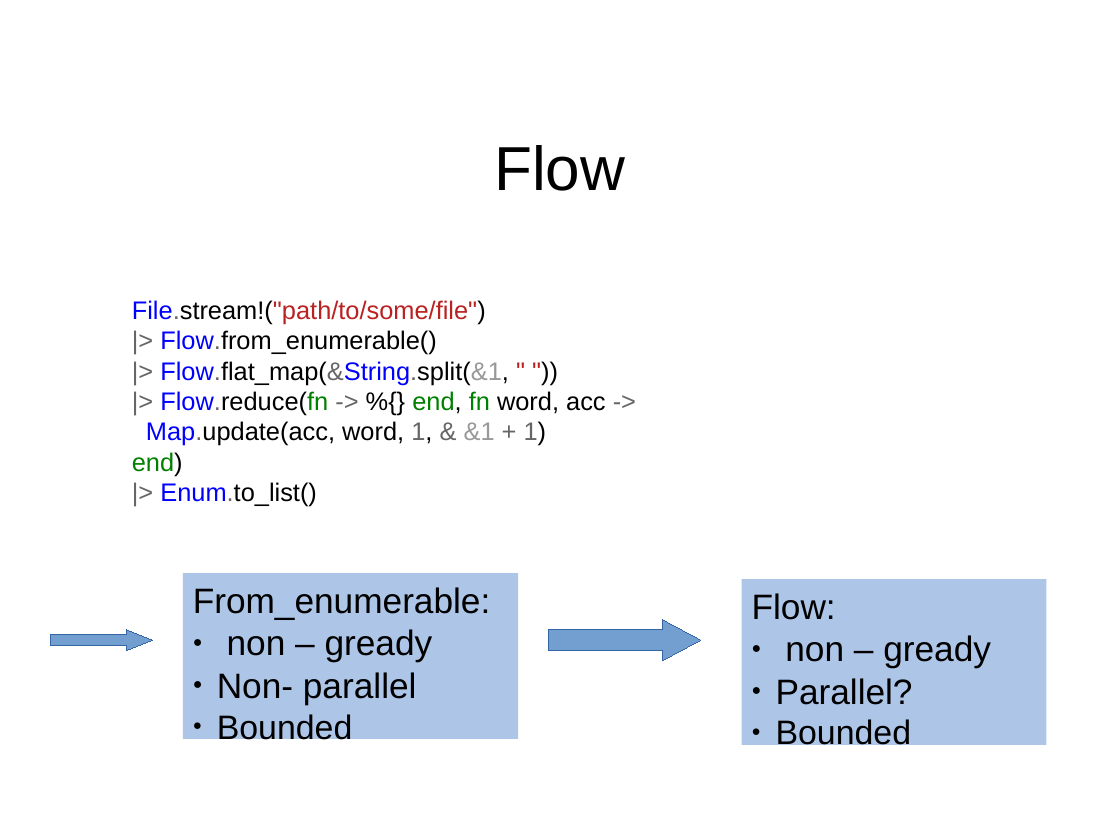
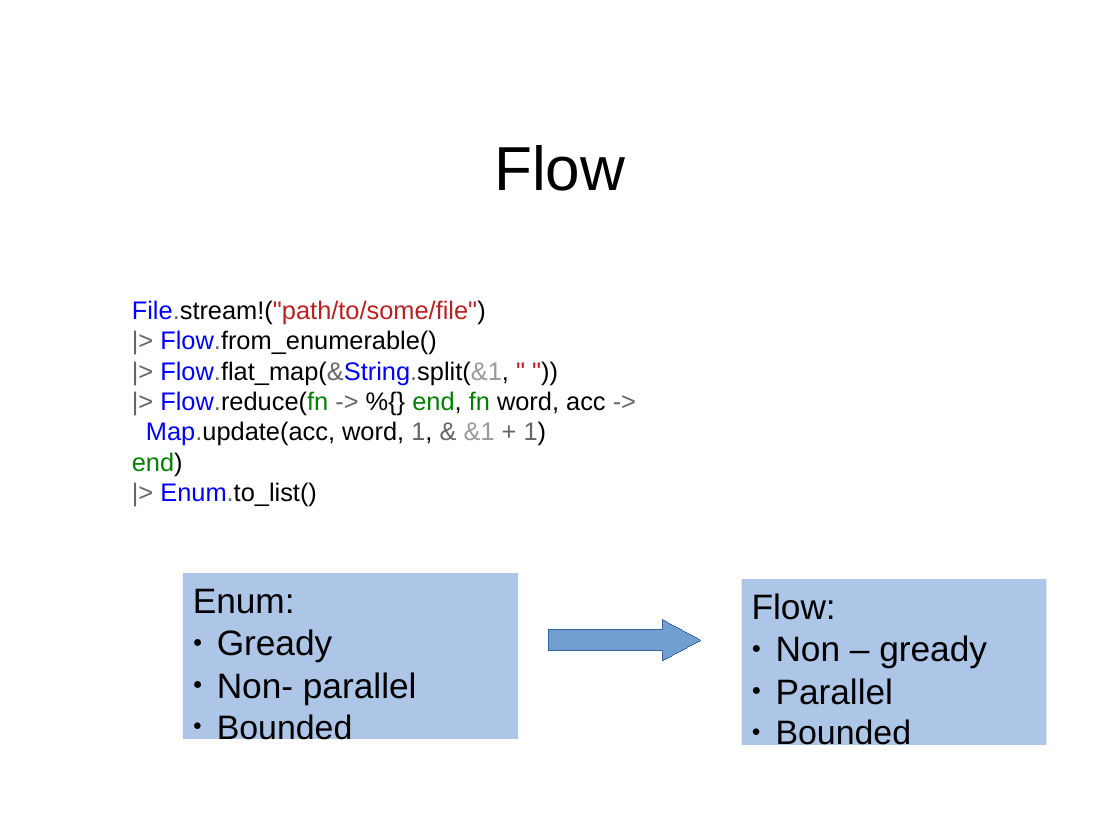
Before and after one commit to zemiret/elixir-mess, a slide deck: slide 5 of docs/presentation/Antoni_Mleczko.Jacek_Gosztyla.odp. Drawn at 1120x840 pixels with LibreOffice and Linux fonts; fonts in the diff are those of the drawing; background and template pictures are left out. Boxes give left, top, right and bottom in pixels: in the first picture for what was removed or moved away, otherwise in the second. Text is boxed around its words. In the diff, an @@ line names an element or a change of style, - is before the commit and + after.

Commit message:
Fixed presentation a little

```diff
--- a/docs/presentation/Antoni_Mleczko.Jacek_Gosztyla.odp
+++ b/docs/presentation/Antoni_Mleczko.Jacek_Gosztyla.odp
@@ text in rectangle at box(193, 588, 333, 662): text changed @@
-From_enumerable:
-● non – gready
+Enum:
+● Gready
@@ right arrow removed at box(51, 630, 152, 650) @@
@@ text in rectangle at box(776, 635, 987, 705): text changed @@
-● non – gready
-● Parallel?
+● Non – gready
+● Parallel
```
Also in this commit, not shown: 2 other slides changed.
